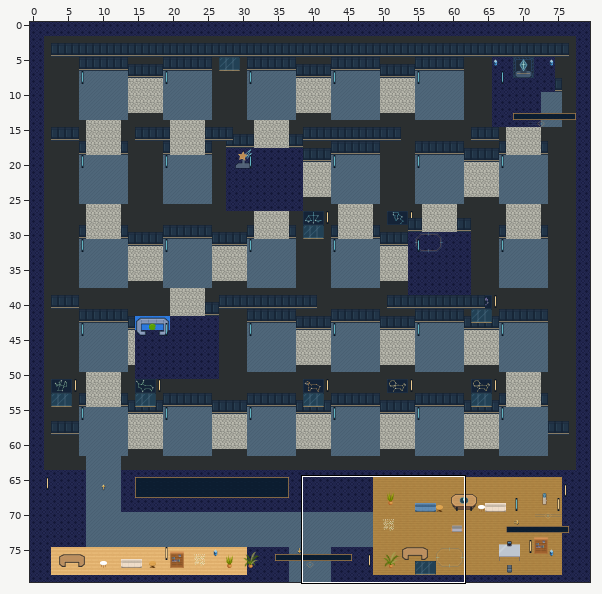
Tiled map (JSON), stored at maps/preview/orbit-maze.tmj. Above, an overview of the earlier version with the close-up marked.
Close-up. Before the commit:
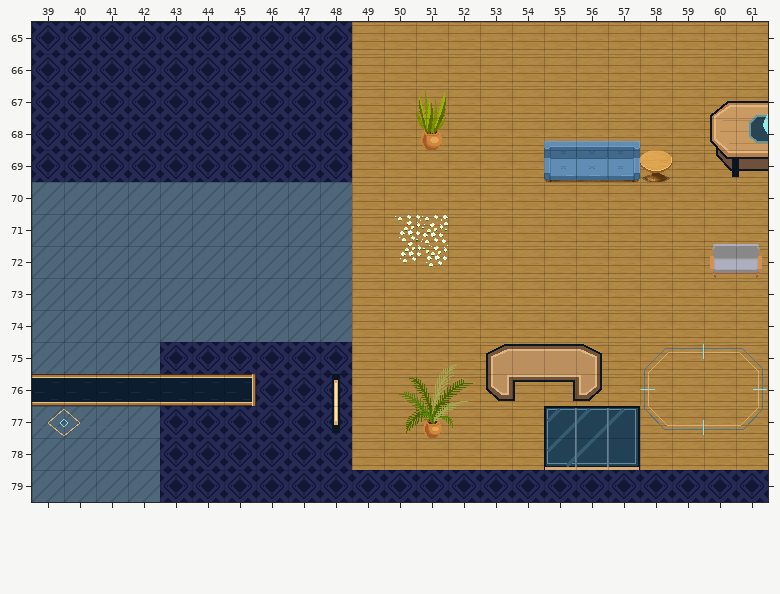
Cells are 32x32 px. Shown: x 39..61, y 65..79. The commit also changed other parts of the map, which this record leaves out.
And afterwards:
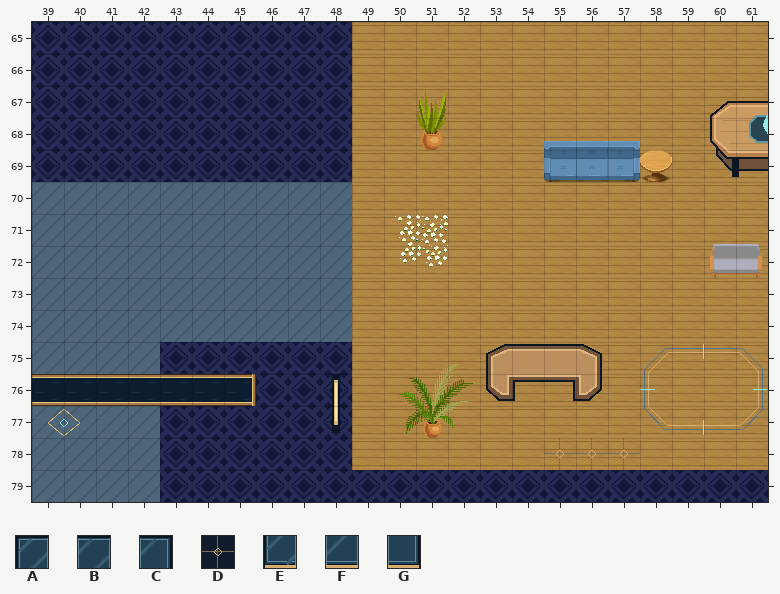
Key: from "art-2": A 9, B 10, C 11, D 15, E 25, F 26, G 27.
_ is an empty cell.
Commit message: Keep avatars visible across campus and preserve native map history
What changed:
Layer "scenery-belowAvatar-0":
y 78: x 55..57 ___ -> DDD
Layer "scenery-aboveAvatar-0":
y 77: x 55..57 ABC -> ___
y 78: x 55..57 EFG -> ___
Changed places in both close-ups, as pixel boxes (x1, y1, x2, y2):
changed: (544, 406, 640, 470)
